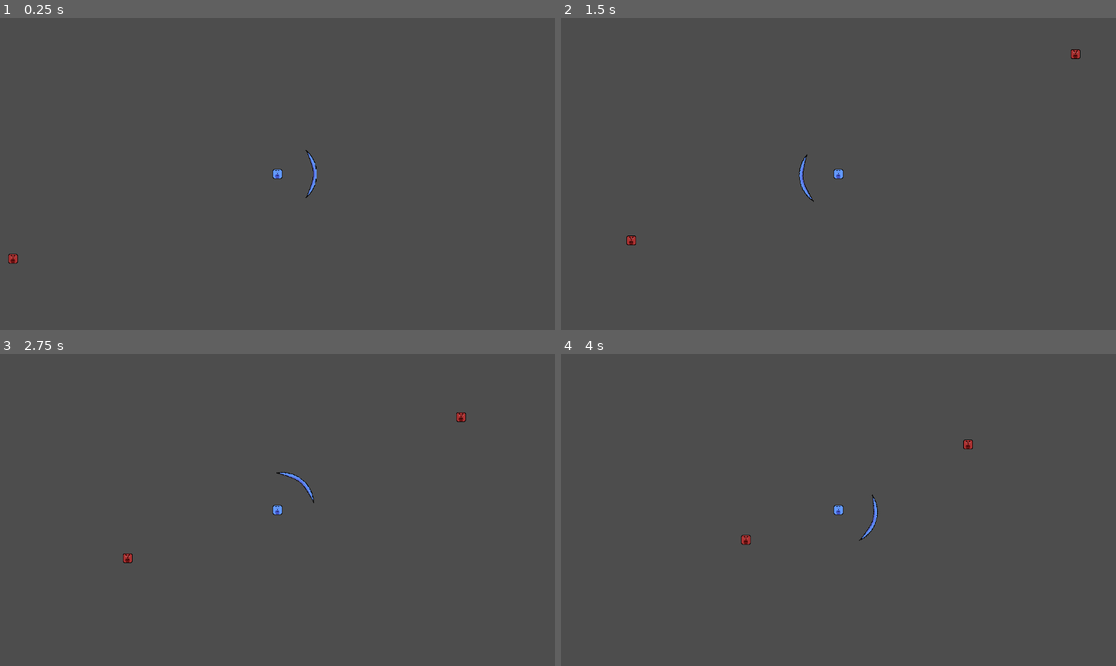
Above: before the commit, frames 1-4 (two rows, left to right).
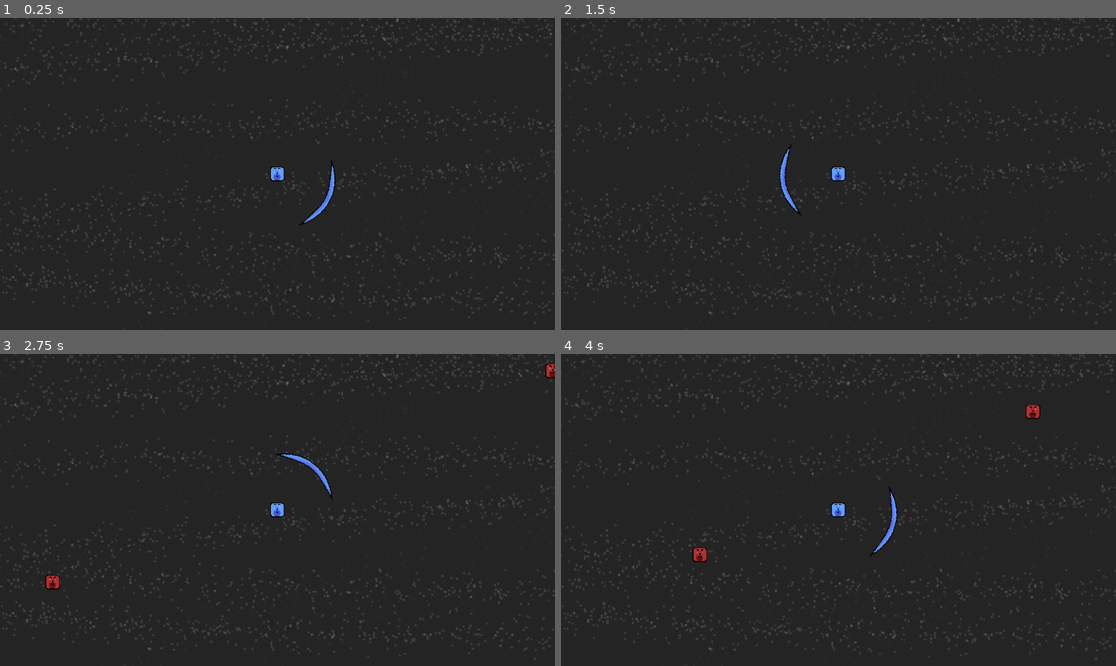
Above: after the commit, the same moments.

Repository: AndrewCromar/onehourgame
Game: Godot game, scene res://scenes/world.tscn
The game is run twice, just before and just after one commit, with the same random seed, the same clock (stepped at 60 frames per second) and the same inputs.
Inputs (mouse positions are in pixels of both pictures, inside the frame that each line leads up to):
- Up to frame 1 (0.25 s): no input
- Up to frame 2 (1.5 s): move the mouse to (960, 158) at 0.52 s; move the mouse to (727, 189) at 1.27 s
- Up to frame 3 (2.75 s): move the mouse to (333, 441) at 2.02 s
- Up to frame 4 (4 s): move the mouse to (810, 572) at 2.77 s; move the mouse to (1005, 556) at 3.52 s

The runs differ from the first frame. In frame 1, 96% of the frame differs, in the area x 0-100%, y 0-100%; in frame 2, 96%; in frame 3, 96%; in frame 4, 96%.

Commit message:
add background image

Diff:
--- a/godot-project/scenes/utils/camera_container.tscn
+++ b/godot-project/scenes/utils/camera_container.tscn
@@ -1,5 +1,12 @@
 [gd_scene format=3 uid="uid://fd21r1dm3c53"]
+
+[ext_resource type="Texture2D" uid="uid://cw8jchi1n7p0k" path="res://assets/background.png" id="1_cjfub"]
 
 [node name="CameraContainer" type="Node2D" unique_id=1021875083]
 
 [node name="Camera2D" type="Camera2D" parent="." unique_id=502118756]
+zoom = Vector2(1.5, 1.5)
+
+[node name="Sprite2D" type="Sprite2D" parent="Camera2D" unique_id=37872159]
+z_index = -1
+texture = ExtResource("1_cjfub")
Binary file added: godot-project/assets/background.png
Not shown, added: godot-project/assets/background.png.import
